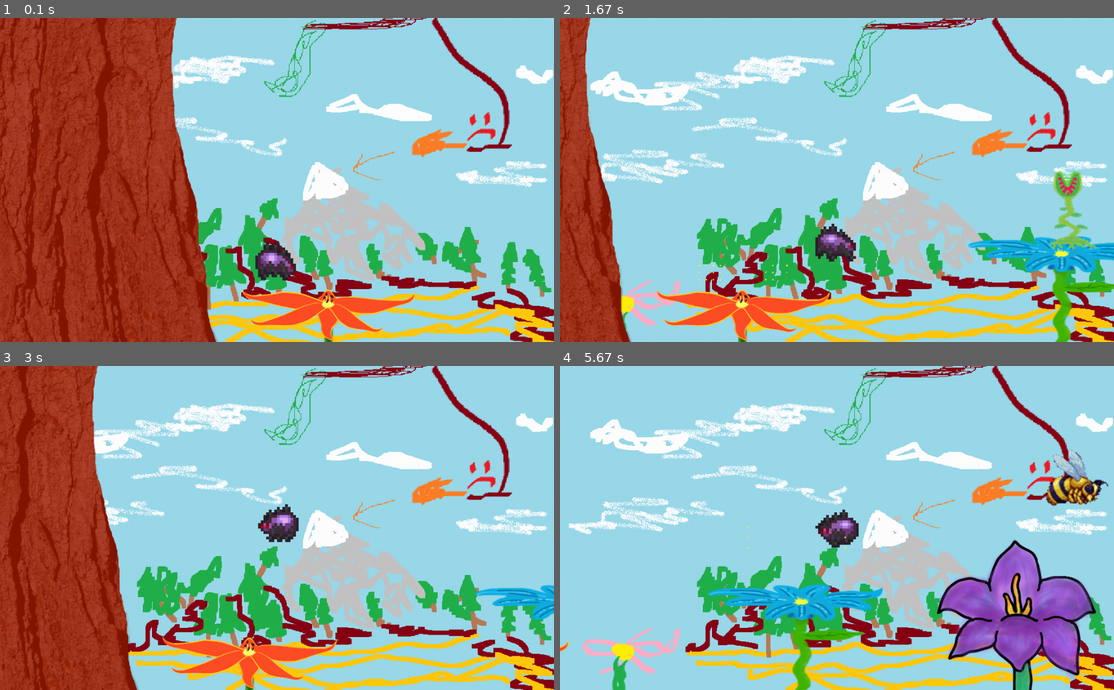
Above: before the commit, frames 1-4 (two rows, left to right).
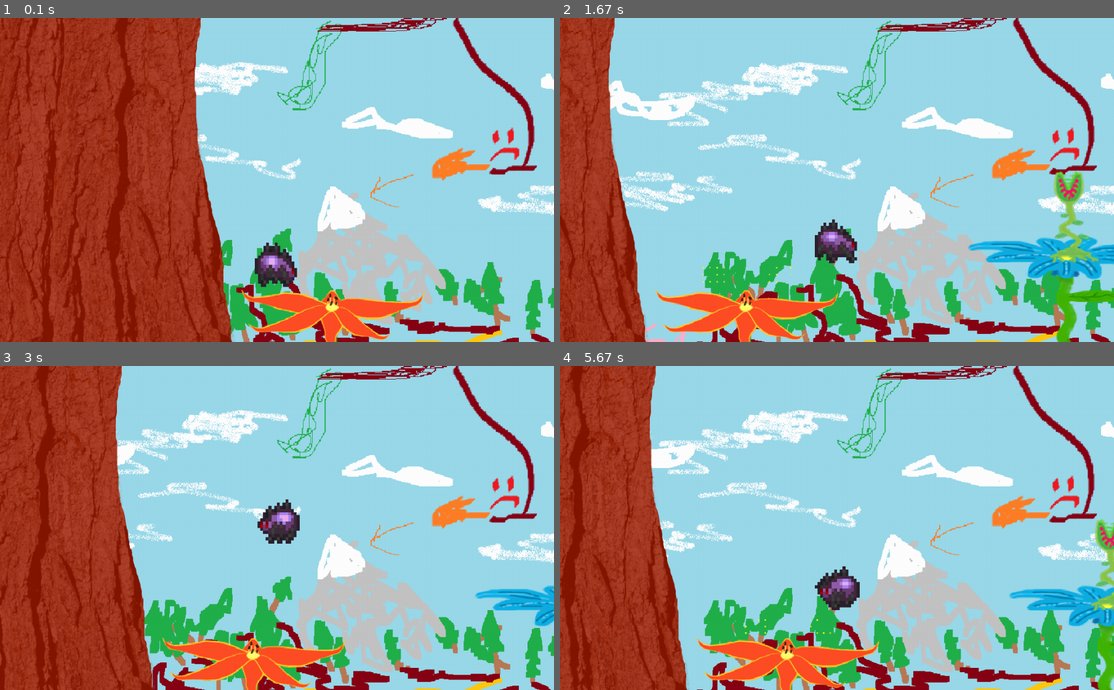
Above: after the commit, the same moments.

Repository: SwampWood/PyGame-shit
Game: pygame game, started from main.py
Same seed, same stepped clock (60 frames per second), same inputs: the game is played once before the commit and once after it.
Inputs (mouse positions are in pixels of both pictures, inside the frame that each line leads up to):
- Up to frame 1 (0.1 s): no input
- Up to frame 2 (1.67 s): right-click (814, 192) at 0.38 s; hold D 0.67-1.13 s; move the mouse to (1014, 170) at 0.7 s; tap Space at 0.73, 1.03, 1.23, 1.53 s; hold D 1.17-1.63 s
- Up to frame 3 (3 s): hold A 1.67-2.2 s; tap Space at 1.73, 2.03, 2.63, 2.93 s; click (105, 602) at 2.28 s; hold A 2.57-2.97 s
- Up to frame 4 (5.67 s): hold D 3-3.63 s; tap Space at 3.07, 3.37, 3.73, 4.03, 4.23, 4.53, 4.73, 5.03, 5.57 s; hold A 3.67-4.13 s; hold D 4.17-4.63 s; hold D 4.67-5.13 s; tap E at 5.17 s; hold A from 5.5 s (still down)

The runs differ from the first frame. In frame 1, 35% of the frame differs, in the area x 0-100%, y 0-100%; in frame 2, 39%; in frame 3, 38%; in frame 4, 57%.

Commit message:
Изменение размеров экрана вместе с размерами окна.

Diff:
--- a/main.py
+++ b/main.py
@@ -7,8 +7,8 @@
 
 pygame.init()
 clock = pygame.time.Clock()
-size = width, height = 1024, 600
-screen = pygame.display.set_mode(size)
+size = width, height = new_width, new_height = 1024, 600
+screen = pygame.display.set_mode(size, pygame.RESIZABLE)
 screen.fill(pygame.Color('blue'))
 pygame.display.set_caption('Revenge is a dish best served sticky')
 all_sprites = pygame.sprite.Group()
@@ -34,7 +34,8 @@
         image.set_colorkey(colorkey)
     else:
         image = image.convert_alpha()
-    return image
+    return pygame.transform.scale(image, (image.get_size()[0] * (new_width + 50) / width,
+                                          image.get_size()[1] * (new_height + 100) / height))
 
 
 class Camera:
@@ -555,8 +556,8 @@
 background = load_image("background.png")
 create_map()
 player = Spider()
-Border(0, -2, 10024)
-Border(0, 700, 100024)
+b1 = Border(0, -2, 10024)
+b2 = Border(0, 700, 100024)
 camera = Camera()
 sound = pygame.mixer.Sound(os.path.join('data', 'music', 'background_music.mp3'))
 sound.set_volume(0.03)
@@ -566,6 +567,17 @@
     for event in pygame.event.get():
         if event.type == pygame.QUIT:
             running = False
+        if event.type == pygame.VIDEORESIZE:
+            new_width, new_height = event.w, event.h
+            background = load_image("background.png")
+            b2.rect.y = int(new_height * 1.17)
+            for j in all_sprites:
+                if j not in horizontal_borders:
+                    j.kill()
+            create_map()
+            player = Spider()
+            surface = pygame.display.set_mode((new_width, new_height),
+                                              pygame.RESIZABLE)
         if event.type == pygame.MOUSEBUTTONDOWN and event.button == 3 and not player.webbed and player.web is None:
             player.web = Web(pygame.mouse.get_pos())
         if event.type == pygame.KEYDOWN and event.key == pygame.K_e and not player.attack_cd:
